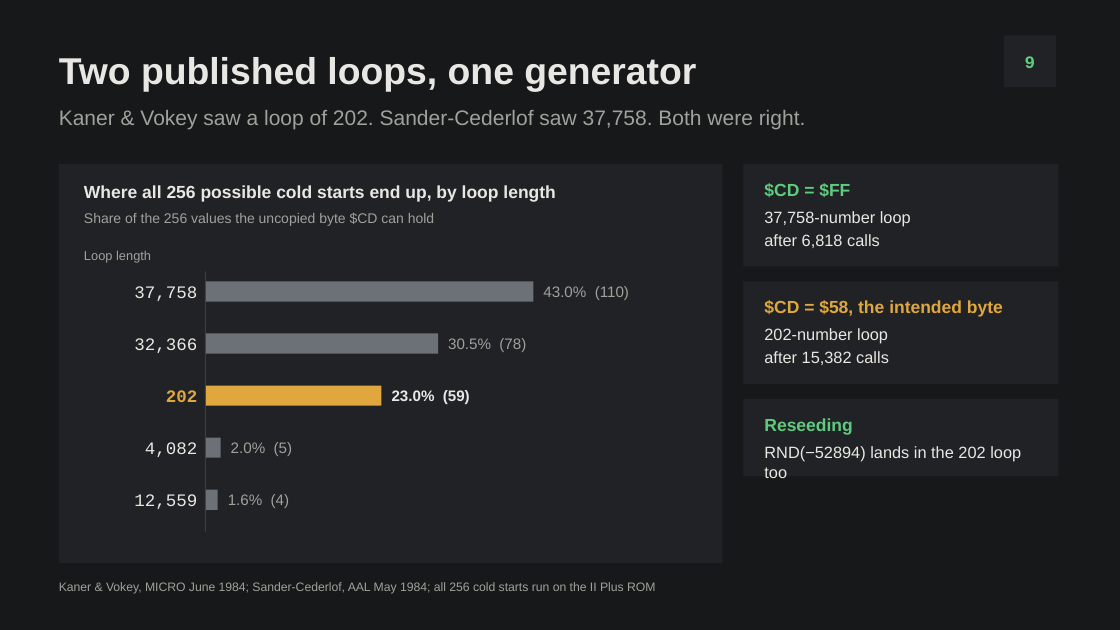
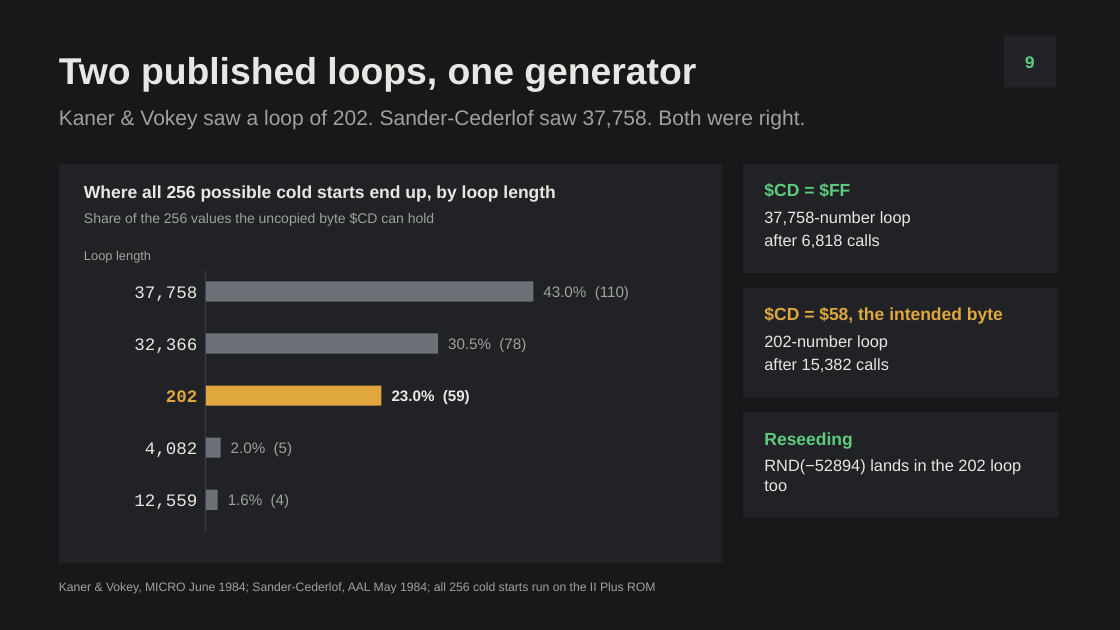
Before and after one commit to seanmichclarke/apple-ii, a slide deck: slide 10 of deliverables/02_new_deck/Applesoft_Loaded_Dice_EXPANDED.pptx. Drawn at 1120x630 pixels with LibreOffice and Linux fonts; fonts in the diff are those of the drawing. Boxes give left, top, right and bottom in pixels: in the first picture for what was removed or moved away, otherwise in the second. Text is boxed around its words. In the diff, an @@ line names an element or a change of style, - is before the commit and + after.

```diff
--- a/deliverables/02_new_deck/Applesoft_Loaded_Dice_EXPANDED.pptx
+++ b/deliverables/02_new_deck/Applesoft_Loaded_Dice_EXPANDED.pptx
@@ rectangle: place and size @@
-rectangle at (744,281,1059,384)
+rectangle at (744,288,1059,397)
@@ text "$CD = $58, the intended ...": place and size @@
-text "$CD = $58, the intended ..." at (764,300,1003,365)
+text "$CD = $58, the intended ..." at (764,307,1003,372)
@@ rectangle: place and size @@
-rectangle at (744,399,1059,476)
+rectangle at (744,413,1059,518)
@@ text "Reseeding": place and size @@
-text "Reseeding" at (764,418,1021,478)
+text "Reseeding" at (764,432,1021,491)
```
Also in this commit, not shown: 5 other slides changed, 4 other files.
